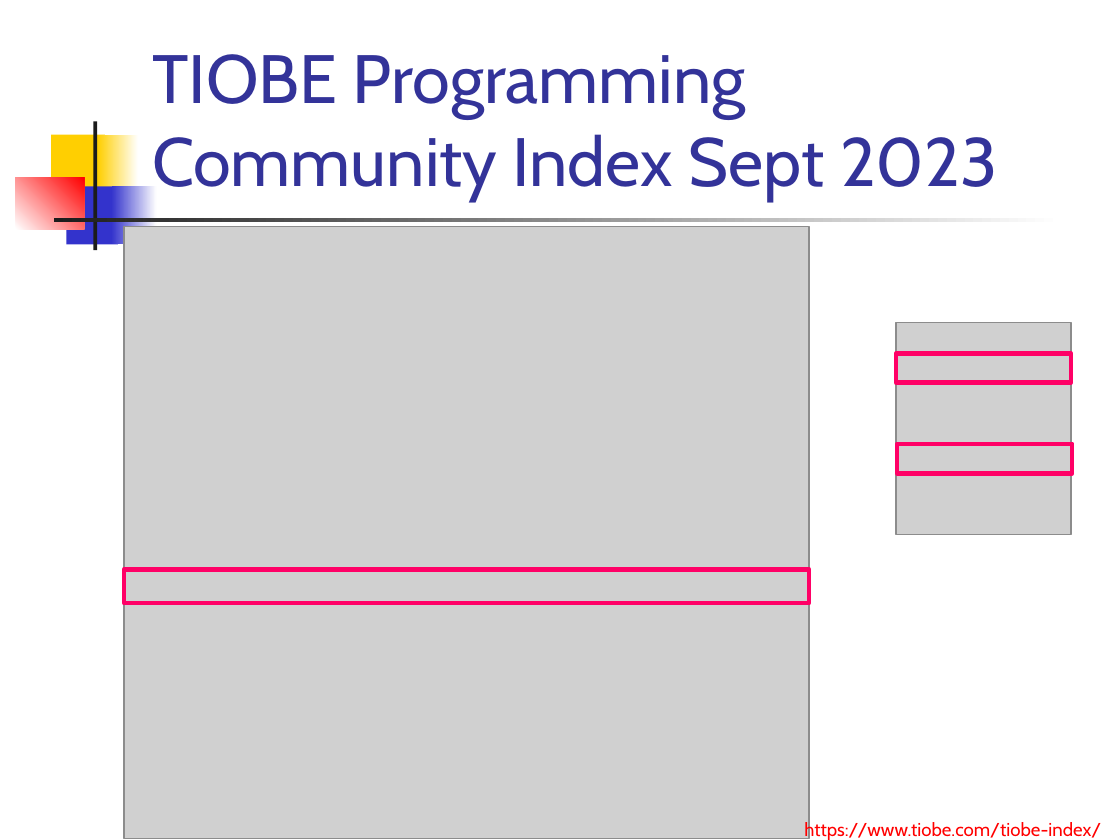
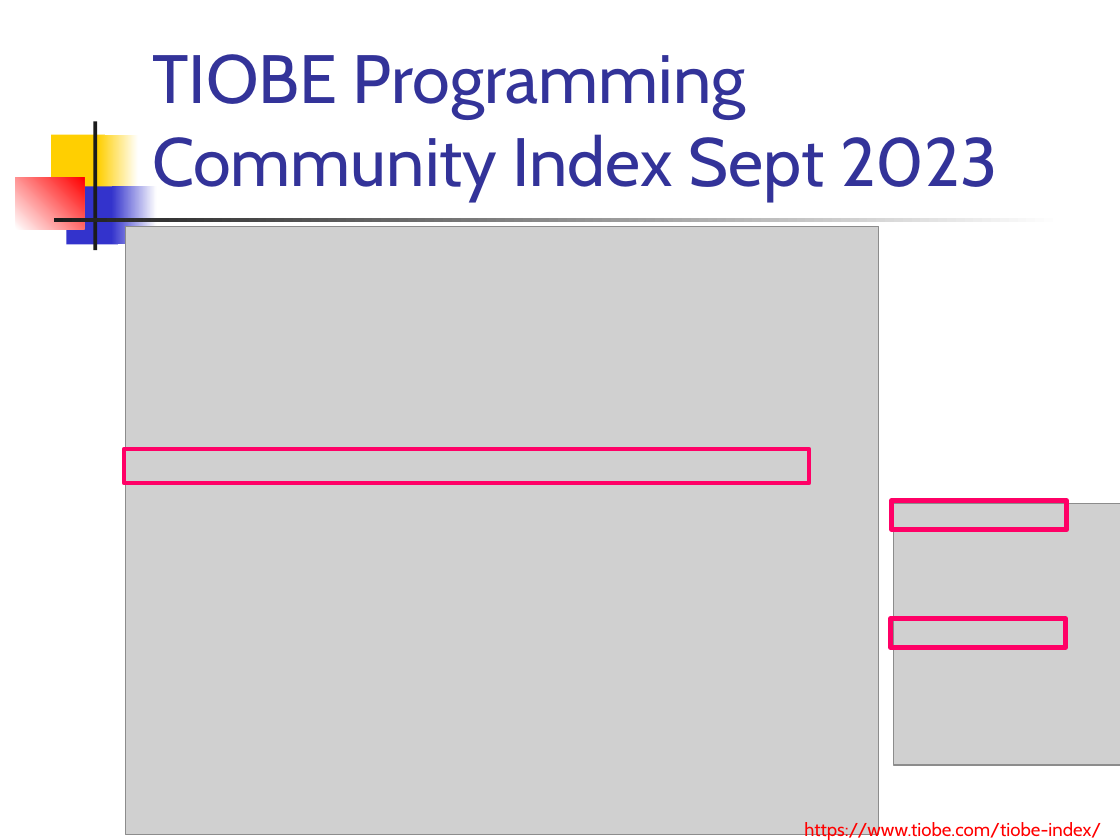
Before and after one commit to paradigmy/Prednasky, a slide deck: slide 4 of 02/go1.ppt. Drawn at 1120x840 pixels with LibreOffice and Linux fonts; fonts in the diff are those of the drawing; grey boxes stand for pictures. Boxes give left, top, right and bottom in pixels: in the first picture for what was removed or moved away, otherwise in the second. Text is boxed around its words. In the diff, an @@ line names an element or a change of style, - is before the commit and + after.

```diff
--- a/02/go1.ppt
+++ b/02/go1.ppt
@@ picture: place and size @@
-picture at [124,226,810,838]
+picture at [125,226,879,834]
@@ rectangle: place and size @@
-rectangle at [124,569,810,603]
+rectangle at [124,449,810,483]
@@ rectangle: place and size @@
-rectangle at [897,444,1072,473]
+rectangle at [892,501,1066,530]
@@ picture: place and size @@
-picture at [896,323,1071,535]
+picture at [894,504,1120,765]
@@ rectangle: place and size @@
-rectangle at [896,354,1071,383]
+rectangle at [890,618,1065,647]
```
Also in this commit, not shown: 3 other slides changed, 2 other files.
